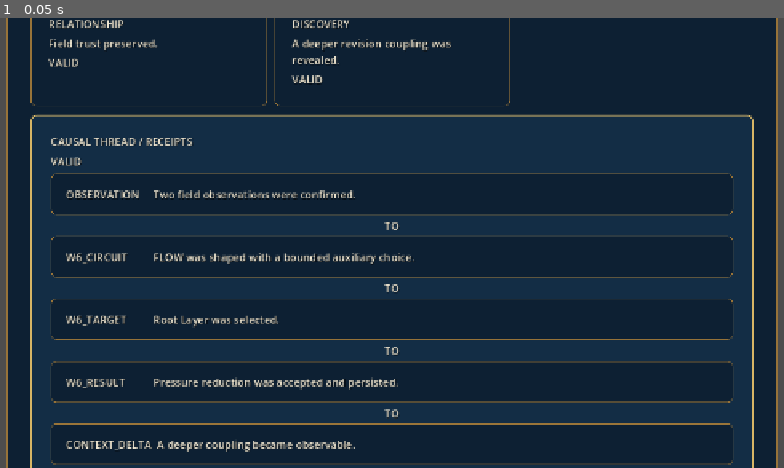
Above: before the commit, frame 1.
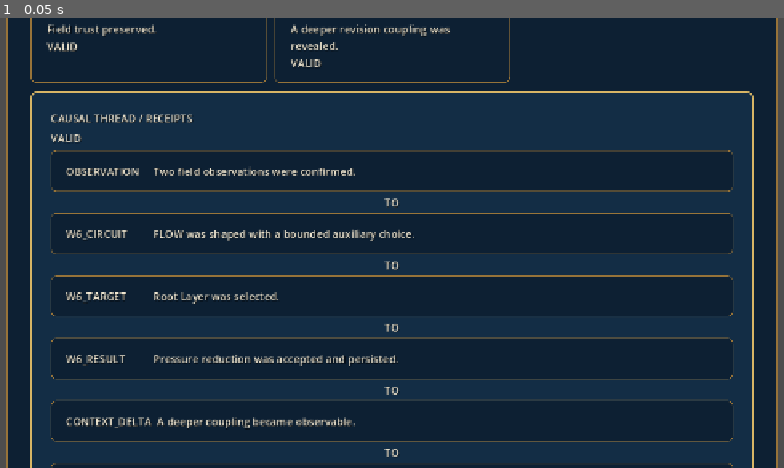
Above: after the commit, the same moment.

Repository: alsdmlals4-eng/GRIMOIRE-
Game: Godot game, scene res://src/ui/component_sheets/component_sheet_d_result_grimoire.tscn
Same seed, same stepped clock (60 frames per second), same inputs: the game is played once before the commit and once after it. This scene is started directly instead of the project's main scene.
Inputs:
- Up to frame 1 (0.05 s): no input

The runs differ from the first frame. In frame 1, 12% of the frame differs, in the area x 3-97%, y 0-100%.

Commit message:
fix(ui): compact result axis card without aggregate scoring

Diff:
--- a/src/ui/components/result_axis_card.tscn
+++ b/src/ui/components/result_axis_card.tscn
@@ -3,20 +3,20 @@
 [ext_resource path="res://src/ui/components/result_axis_card.gd" type="Script" id="1"]
 
 [node name="ResultAxisCard" type="PanelContainer"]
-custom_minimum_size = Vector2(360, 170)
+custom_minimum_size = Vector2(300, 110)
 theme_type_variation = &"AcademyPanel"
 script = ExtResource("1")
 
 [node name="Margin" type="MarginContainer" parent="."]
 layout_mode = 2
-theme_override_constants/margin_left = 14
-theme_override_constants/margin_top = 12
-theme_override_constants/margin_right = 14
-theme_override_constants/margin_bottom = 12
+theme_override_constants/margin_left = 12
+theme_override_constants/margin_top = 6
+theme_override_constants/margin_right = 12
+theme_override_constants/margin_bottom = 6
 
 [node name="Rows" type="VBoxContainer" parent="Margin"]
 layout_mode = 2
-theme_override_constants/separation = 7
+theme_override_constants/separation = 4
 
 [node name="Axis" type="Label" parent="Margin/Rows"]
 layout_mode = 2
